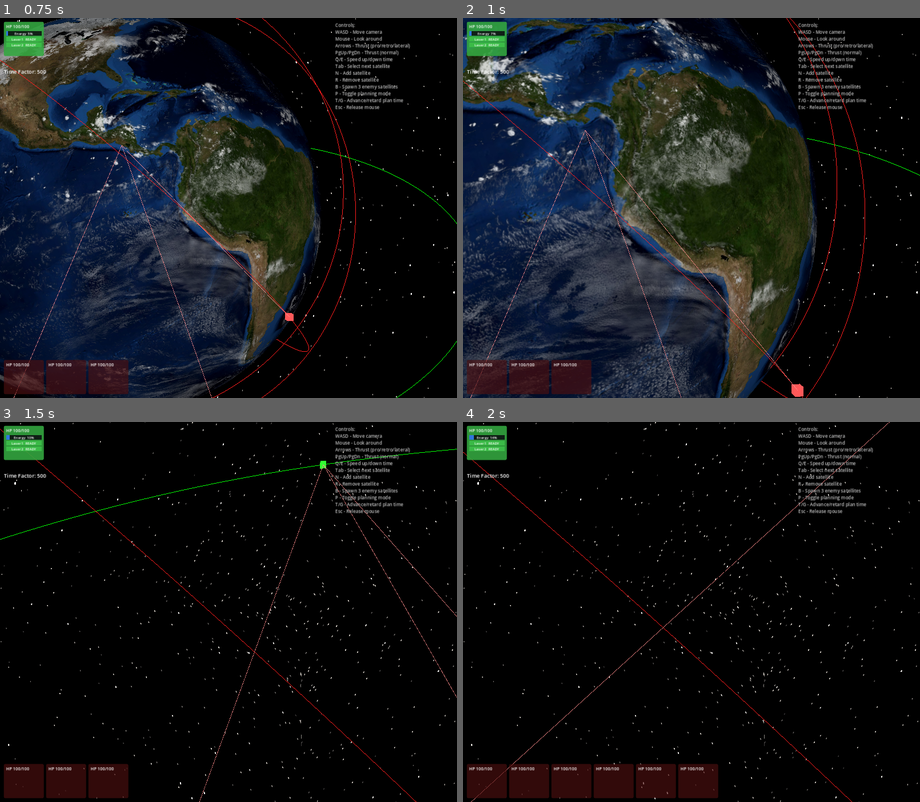
Above: before the commit, frames 1-4 (two rows, left to right).
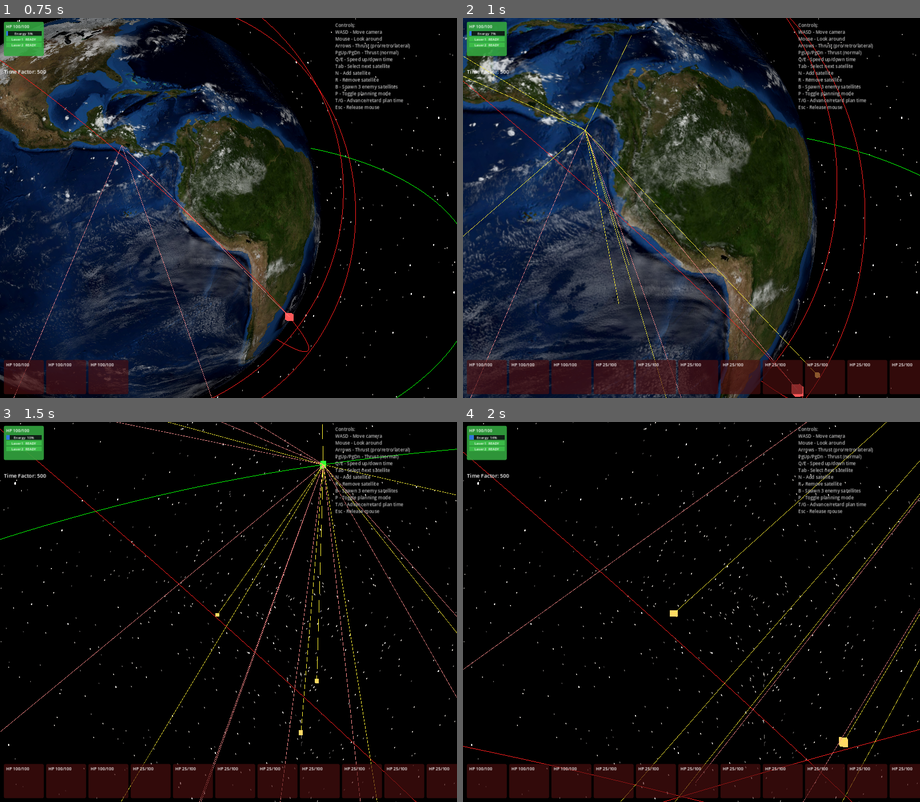
Above: after the commit, the same moments.

Repository: mellenburg/game
Game: Godot game, scene res://scenes/main.tscn
Same seed, same stepped clock (60 frames per second), same inputs: the game is played once before the commit and once after it.
Inputs (mouse positions are in pixels of both pictures, inside the frame that each line leads up to):
- Up to frame 1 (0.75 s): tap Enter at 0.5 s; move the mouse to (251, 208) at 0.52 s; hold W (move_forward) from 0.53 s (still down); tap B (add_enemies) at 0.6 s
- Up to frame 2 (1 s): keep holding W (move_forward); tap M (add_meteorites, bound only after the commit) at 0.8 s
- Up to frame 3 (1.5 s): keep holding W (move_forward); move the mouse to (205, 612) at 1.27 s; tap M (add_meteorites, bound only after the commit) at 1.35 s
- Up to frame 4 (2 s): keep holding W (move_forward); tap B (add_enemies) at 1.55 s

Frame 1 is identical in both runs. In frame 2, 6.3% of the frame differs, in the area x 0-100%, y 4-100%; in frame 3, 6.9%, in the area x 0-100%, y 0-100%; in frame 4, 4.7%.

Commit message:
Add meteorite storm: sub-orbital enemies that impact and exit play
Press M to spawn a batch of meteorites — unarmed, fragile bodies on
highly eccentric trajectories whose periapsis lies below Earth's
surface by construction. They fall toward the planet, get marked dead
on ground impact (or on inbound→outbound transition through the
sub-surface periapsis to handle large time-factor steps), and are
removed via the existing dead-satellite sweep.

Lasers engage them through the existing TEAM_ENEMY targeting; they
just don't draw a Keplerian path (the half-ellipse would tunnel
through Earth) and render in amber to distinguish them from stable
orbital enemies.

Diff:
--- a/godot/project.godot
+++ b/godot/project.godot
@@ -101,6 +101,10 @@
 "deadzone": 0.5,
 "events": [Object(InputEventKey,"resource_local_to_scene":false,"resource_name":"","device":-1,"window_id":0,"alt_press …(191 unchanged characters)…
 }
+add_meteorites={
+"deadzone": 0.5,
+"events": [Object(InputEventKey,"resource_local_to_scene":false,"resource_name":"","device":-1,"window_id":0,"alt_pressed":false,"shift_pressed":false,"ctrl_pressed":false,"meta_pressed":false,"pressed":false,"keycode":0,"physical_keycode":77,"key_label":0,"unicode":0,"location":0,"echo":false,"script":null)]
+}
 
 [physics]
 
--- a/godot/scripts/earth_system.gd
+++ b/godot/scripts/earth_system.gd
@@ -19,6 +19,21 @@
 const ENEMIES_PER_SPAWN: int = 3
 const ENEMY_ALT_MIN_KM: float = 600.0
 const ENEMY_ALT_MAX_KM: float = 2000.0
+
+# Meteorite storms: many fragile, sub-orbital incoming bodies. They're
+# spawned high enough to give the player a window to engage, with the
+# tangential component small enough that periapsis lands well below
+# Earth's surface — guaranteeing impact (and exit-from-play) within a
+# few minutes of sim time.
+const METEORITES_PER_STORM: int = 8
+const METEORITE_ALT_MIN_KM: float = 4000.0
+const METEORITE_ALT_MAX_KM: float = 10000.0
+const METEORITE_RADIAL_SPEED_MIN: float = 2.0
+const METEORITE_RADIAL_SPEED_MAX: float = 5.0
+const METEORITE_TANGENTIAL_SPEED_MIN: float = 0.1
+const METEORITE_TANGENTIAL_SPEED_MAX: float = 0.8
+# Meteorites are softer than orbital enemies — one laser hit removes them.
+const METEORITE_HP: float = 25.0
 
 @export var time_factor: int = 500
 var planning_dt: int = 0
@@ -206,6 +221,8 @@
 		toggle_planning()
 	if Input.is_action_just_pressed("add_enemies"):
 		add_enemies()
+	if Input.is_action_just_pressed("add_meteorites"):
+		add_meteorite_storm()
 
 
 func add_satellite() -> void:
@@ -227,6 +244,41 @@
 		var sat := _make_enemy_in_random_orbit()
 		satellite_container.add_child(sat)
 		real_satellites.append(sat)
+
+
+# Spawn a batch of meteorites — sub-orbital, unarmed, fragile. Each is
+# on a highly eccentric trajectory whose periapsis is below Earth's
+# surface, so they impact and exit play on their own. Lasers can pick
+# them off in transit.
+func add_meteorite_storm(count: int = METEORITES_PER_STORM) -> void:
+	for _i in range(count):
+		var sat := _make_meteorite()
+		satellite_container.add_child(sat)
+		real_satellites.append(sat)
+
+
+func _make_meteorite() -> Satellite:
+	var sat := Satellite.new()
+	sat.team = Satellite.TEAM_ENEMY
+	sat.weapons.clear()
+	sat.is_meteorite = true
+	sat.hp = METEORITE_HP
+
+	var altitude := _rng.randf_range(METEORITE_ALT_MIN_KM, METEORITE_ALT_MAX_KM)
+	var radius := EarthOrbit.EARTH_RADIUS_KM + altitude
+	var r_hat := _random_unit_vector()
+	var tangent := _random_perpendicular_unit(r_hat)
+	var radial_speed := _rng.randf_range(
+		METEORITE_RADIAL_SPEED_MIN, METEORITE_RADIAL_SPEED_MAX
+	)
+	var tangential_speed := _rng.randf_range(
+		METEORITE_TANGENTIAL_SPEED_MIN, METEORITE_TANGENTIAL_SPEED_MAX
+	)
+	sat.orbit = EarthOrbit.new(
+		r_hat * radius,
+		-r_hat * radial_speed + tangent * tangential_speed,
+	)
+	return sat
 
 
 func _make_enemy_in_random_orbit() -> Satellite:
--- a/godot/scripts/satellite.gd
+++ b/godot/scripts/satellite.gd
@@ -20,6 +20,7 @@
 const COLOR_SELECTED := Color(0.2, 1.0, 0.2)
 const COLOR_PLAYER := Color(0.4, 0.6, 1.0)
 const COLOR_ENEMY := Color(1.0, 0.35, 0.35)
+const COLOR_METEORITE := Color(1.0, 0.85, 0.4)
 const COLOR_HIT := Color(1.0, 0.55, 0.0)
 
 const MAX_HP: float = 100.0
@@ -38,6 +39,11 @@
 var team: int = TEAM_PLAYER
 var hp: float = MAX_HP
 var alive: bool = true
+# Sub-orbital trajectory (a meteorite) — its periapsis is below Earth's
+# surface by construction, so it impacts ground in finite time. Used to
+# suppress the orbit-path visual (a meaningless ellipse clipping through
+# Earth) and to terminate the entity on ground contact.
+var is_meteorite: bool = false
 # Shared energy reservoir, drained by every weapon's fire(). Charges
 # at ENERGY_RATE_PER_SIM_SEC per simulated second so time_factor
 # scales it the same as everything else.
@@ -155,6 +161,11 @@
 func advance_time(delta_time: float) -> void:
 	if not orbit_alive or not alive:
 		return
+	# Sample r·v before propagating so we can detect periapsis crossings
+	# the end-of-step radius sample alone would miss — a meteorite on a
+	# near-radial trajectory can dive through periapsis and back out
+	# above the surface inside one step at high time_factor.
+	var r_dot_v_before: float = orbit.r.dot(orbit.v) if is_meteorite else 0.0
 	var ok: bool
 	if did_maneuver:
 		ok = orbit.relative_maneuver(get_current_maneuver(), delta_time)
@@ -166,6 +177,18 @@
 		orbit_alive = false
 		_hide_visuals()
 		return
+	# Meteorites exit play on ground impact. The Keplerian propagator is
+	# happy to push them straight through the planet and out the other
+	# side, so we kill on either (a) the post-step radius being inside
+	# the surface, or (b) inbound→outbound transition during the step
+	# (periapsis lies below the surface by construction, so passing it
+	# means the body crossed ground).
+	if is_meteorite:
+		var crossed_periapsis := r_dot_v_before < 0.0 and orbit.r.dot(orbit.v) > 0.0
+		if orbit.norm_r <= EarthOrbit.EARTH_RADIUS_KM or crossed_periapsis:
+			alive = false
+			_hide_visuals()
+			return
 	_sync_marker_position()
 
 
@@ -173,6 +196,11 @@
 	if not is_inside_tree() or path_visual == null:
 		return
 	if not orbit_alive or not alive:
+		path_visual.visible = false
+		return
+	# A meteorite's "orbit" is a half-ellipse that tunnels through Earth
+	# — drawing it adds noise without information.
+	if is_meteorite:
 		path_visual.visible = false
 		return
 	path_visual.visible = show_path
@@ -201,6 +229,7 @@
 	team = other.team
 	hp = other.hp
 	alive = other.alive
+	is_meteorite = other.is_meteorite
 	# Mirror armed-vs-unarmed so the planning HUD doesn't show an
 	# energy bar for an enemy preview (clones get fresh weapons in
 	# _init that we'd otherwise leave dangling).
@@ -219,6 +248,8 @@
 
 
 func _base_color() -> Color:
+	if is_meteorite:
+		return COLOR_METEORITE
 	return COLOR_ENEMY if team == TEAM_ENEMY else COLOR_PLAYER
 
 
--- /dev/null
+++ b/godot/tests/test_meteorite_trajectory.gd
@@ -0,0 +1,58 @@
+extends "res://tests/framework.gd"
+## Meteorite trajectory tests. Pure-math: a meteorite is just an
+## EarthOrbit whose periapsis is below Earth's surface. The Satellite
+## entity keys ground-impact off the same propagator, so verifying the
+## trajectory crosses the surface here covers the gameplay rule.
+
+const EarthOrbit = preload("res://scripts/earth_orbit.gd")
+
+
+func _make_inbound() -> EarthOrbit:
+	# 5000 km altitude, 4 km/s radially inward, 0.5 km/s tangential.
+	# Periapsis ~ tens of km — well below the surface.
+	var r0 := Vector3(EarthOrbit.EARTH_RADIUS_KM + 5000.0, 0.0, 0.0)
+	var v0 := Vector3(-4.0, 0.5, 0.0)
+	return EarthOrbit.new(r0, v0)
+
+
+func test_initial_state_valid() -> void:
+	var o := _make_inbound()
+	assert_true(o.is_state_valid())
+	assert_finite(o.norm_r)
+
+
+func test_periapsis_below_surface() -> void:
+	# The defining property of a meteorite trajectory: closer approach
+	# than Earth's radius, so propagation must eventually impact.
+	var o := _make_inbound()
+	assert_true(o.r_p < EarthOrbit.EARTH_RADIUS_KM)
+
+
+func test_propagation_reaches_ground() -> void:
+	var o := _make_inbound()
+	var hit := false
+	# 60 s steps, up to two hours. The trajectory's full period is ~106
+	# minutes; we start past apoapsis on the inbound branch so impact
+	# lands well inside this window.
+	for _i in range(120):
+		if not o.propagate(60.0):
+			break
+		if o.norm_r <= EarthOrbit.EARTH_RADIUS_KM:
+			hit = true
+			break
+	assert_true(hit, "meteorite never crossed Earth surface")
+
+
+func test_tangential_only_does_not_impact() -> void:
+	# Sanity check: a circular-ish orbit at the same altitude must NOT
+	# trip the impact condition — we only want sub-orbital trajectories
+	# to be flagged as meteorites.
+	var radius := EarthOrbit.EARTH_RADIUS_KM + 5000.0
+	var v_circ := sqrt(EarthOrbit.MU / radius)
+	var o := EarthOrbit.new(
+		Vector3(radius, 0.0, 0.0),
+		Vector3(0.0, v_circ, 0.0),
+	)
+	for _i in range(60):
+		assert_true(o.propagate(60.0))
+		assert_true(o.norm_r > EarthOrbit.EARTH_RADIUS_KM)
